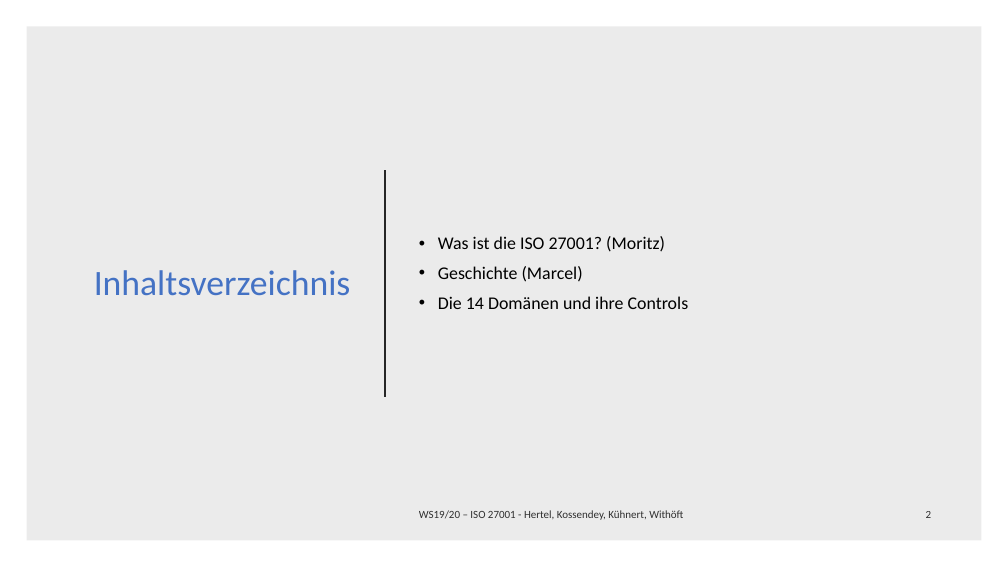
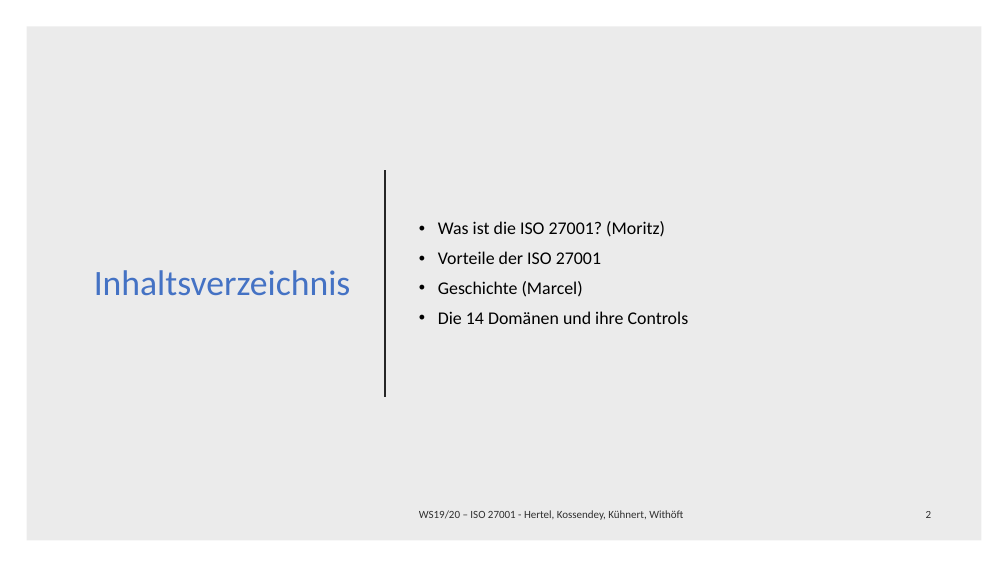
Before and after one commit to mwithoeft/SicherheitUndZuverlaessigkeit, a slide deck: slide 2 of Moritz/merged.pptx. Drawn at 1008x567 pixels with LibreOffice and Linux fonts; fonts in the diff are those of the drawing. Boxes give left, top, right and bottom in pixels: in the first picture for what was removed or moved away, otherwise in the second. Text is boxed around its words. In the diff, an @@ line names an element or a change of style, - is before the commit and + after.

```diff
--- a/Moritz/merged.pptx
+++ b/Moritz/merged.pptx
@@ text at [438,251,601,264]: paragraph added @@
+• Vorteile der ISO 27001
```
Also in this commit, not shown: 2 other slides changed, 6 slides added.
